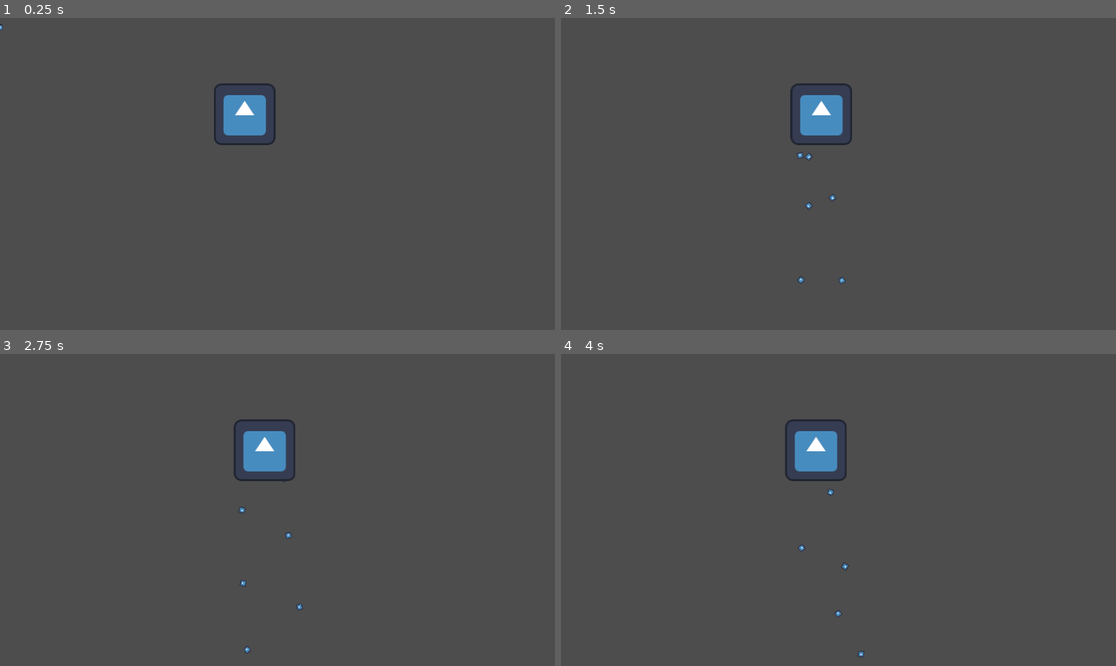
Above: before the commit, frames 1-4 (two rows, left to right).
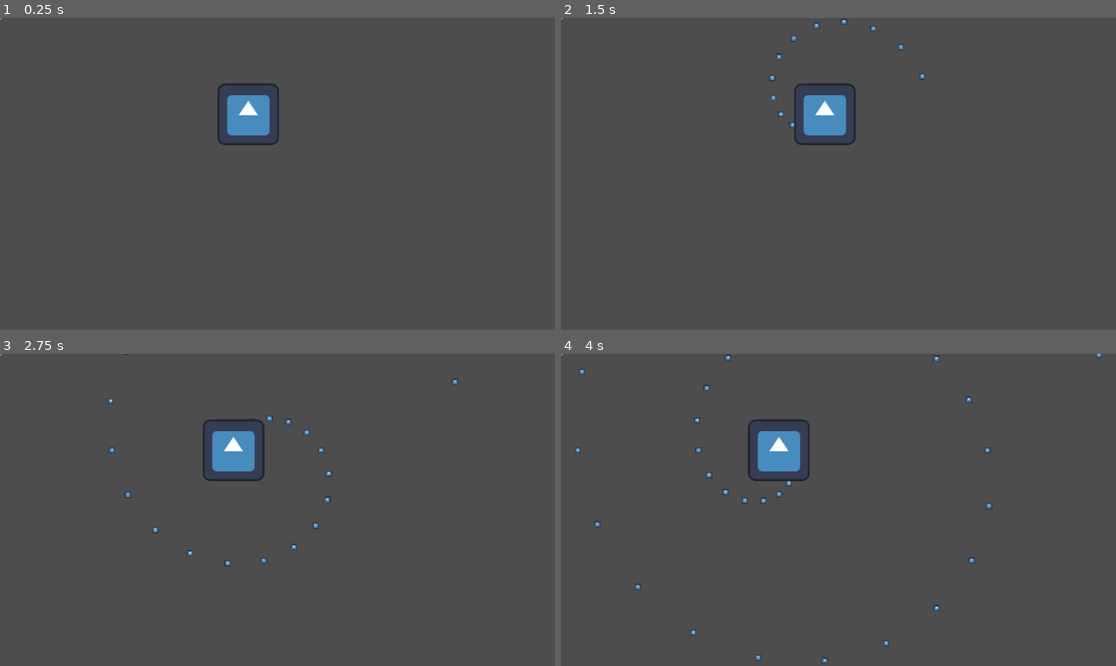
Above: after the commit, the same moments.

Repository: AustereTriceratops/BulletHellEngine
Game: Godot game, scene res://levels/level.tscn
Two runs of this game, one before a commit and one after it. Both use one fixed random seed, a clock stepped at 60 frames per second and the inputs below. The engine's default icon, where the game draws it, is replaced by a stand-in: a white triangle on a blue panel in a dark square.
Inputs:
- Up to frame 1 (0.25 s): no input
- Up to frame 2 (1.5 s): no input
- Up to frame 3 (2.75 s): no input
- Up to frame 4 (4 s): no input

The runs differ from the first frame. In frame 1, 0.5% of the frame differs, in the area x 0-51%, y 0-41%; in frame 2, 0.8%; in frame 3, 2.1%; in frame 4, 2.6%, in the area x 0-98%, y 0-100%.

Commit message:
basic bullet pattern

Diff:
--- a/bullets/Bullet.tscn
+++ b/bullets/Bullet.tscn
@@ -6,6 +6,8 @@
 [sub_resource type="CircleShape2D" id="CircleShape2D_v23sg"]
 
 [node name="Bullet" type="RigidBody2D"]
+collision_layer = 2
+gravity_scale = 2.66454e-15
 script = ExtResource("1_gdrkw")
 
 [node name="Timer" type="Timer" parent="."]
--- a/bullets/bullet.gd
+++ b/bullets/bullet.gd
@@ -1,24 +1,18 @@
 extends RigidBody2D
 
-var speed = 20;
+var speed = 200;
 
 # ========================
 # ==== CUSTOM METHODS ====
 # ========================
 
-func initialize(startPosition: Vector2):
+func initialize(startPosition: Vector2, direction: Vector2):
 	position = startPosition
-	print(position)
+	set_linear_velocity(speed * direction)
 
 # ========================
 # ===== NODE METHODS =====
 # ========================
 
-func _ready():
-	pass # Replace with function body.
-
-func _process(delta):
-	pass
-
 func _on_timer_timeout():
 	queue_free()
--- a/enemies/Enemy.tscn
+++ b/enemies/Enemy.tscn
@@ -7,6 +7,8 @@
 size = Vector2(20, 12)
 
 [node name="Enemy" type="CharacterBody2D"]
+collision_layer = 0
+collision_mask = 0
 script = ExtResource("1_wgctk")
 
 [node name="CollisionShape2D" type="CollisionShape2D" parent="."]
@@ -15,8 +17,12 @@
 [node name="Sprite2D" type="Sprite2D" parent="."]
 texture = ExtResource("2_ai0no")
 
-[node name="Timer" type="Timer" parent="."]
+[node name="BulletSpawnTimer" type="Timer" parent="."]
 wait_time = 0.1
 autostart = true
 
-[connection signal="timeout" from="Timer" to="." method="_on_timer_timeout"]
+[node name="PatternTimer" type="Timer" parent="."]
+wait_time = 2.0
+autostart = true
+
+[connection signal="timeout" from="BulletSpawnTimer" to="." method="_on_timer_timeout"]
--- a/enemies/enemy.gd
+++ b/enemies/enemy.gd
@@ -6,7 +6,7 @@
 var particlesNode: Node
 
 var t = 0
-var T = 10.0 # period
+var T = 5.0 # period
 var amp = 50.0 # amplitude
 var anchorPosition: Vector2
 
@@ -21,7 +21,9 @@
 func spawn_bullet():
 	var bullet = bulletScene.instantiate()
 	bulletsNode.add_child(bullet)
-	bullet.initialize(position)
+
+	var bulletDirection = Vector2(1.0, 0.0).rotated(PI*$PatternTimer.get_time_left())
+	bullet.initialize(position, bulletDirection)
 
 # ========================
 # ===== NODE METHODS =====
--- a/project.godot
+++ b/project.godot
@@ -15,6 +15,11 @@
 config/features=PackedStringArray("4.1", "GL Compatibility")
 config/icon="res://icon.svg"
 
+[layer_names]
+
+2d_physics/layer_1="Player"
+2d_physics/layer_2="Billets"
+
 [rendering]
 
 renderer/rendering_method="gl_compatibility"
